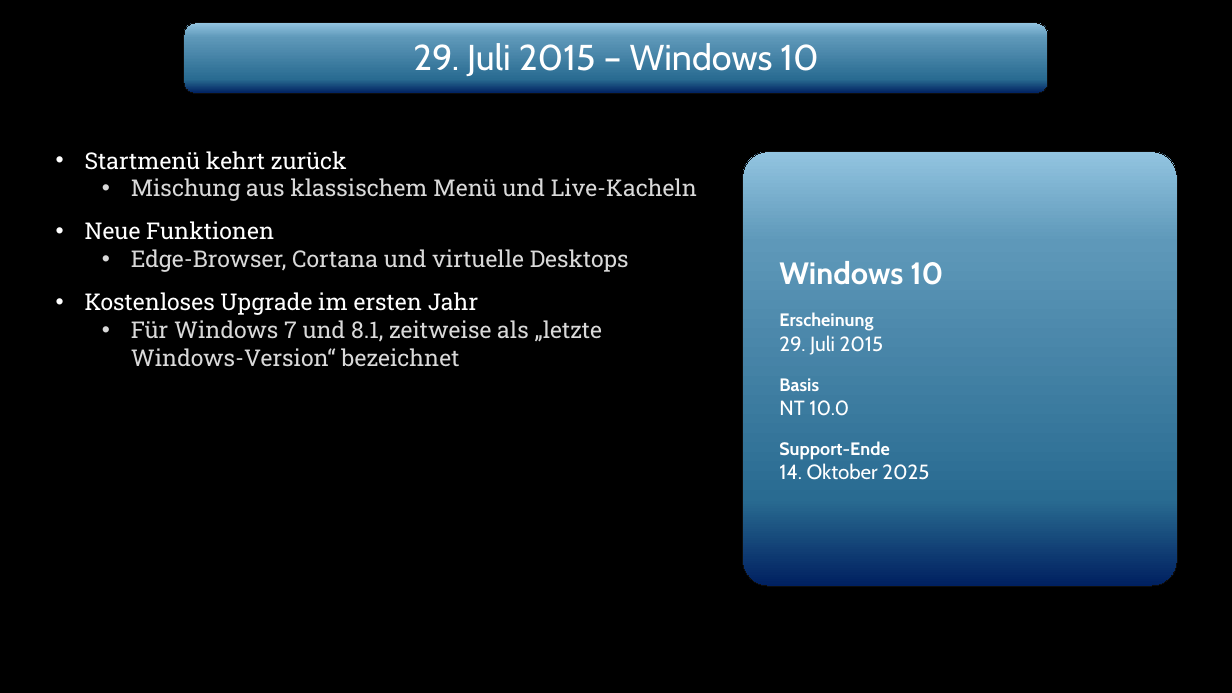
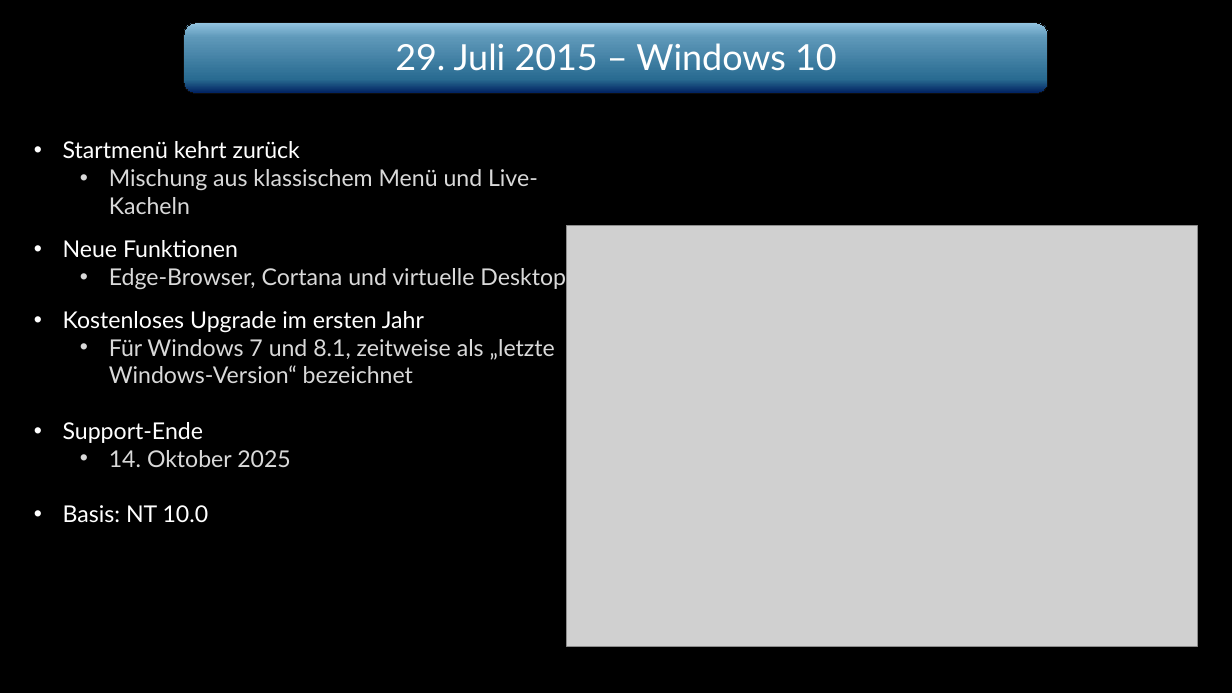
Before and after one commit to Wummy01/Wummy101010, a slide deck: slide 13 of Windows_Praesentation_Donnerstag.pptx. Drawn at 1232x693 pixels with LibreOffice and Linux fonts; fonts in the diff are those of the drawing; grey boxes stand for pictures; background and template pictures are left out. Boxes give left, top, right and bottom in pixels: in the first picture for what was removed or moved away, otherwise in the second. Text is boxed around its words. In the diff, an @@ line names an element or a change of style, - is before the commit and + after.

```diff
--- a/Windows_Praesentation_Donnerstag.pptx
+++ b/Windows_Praesentation_Donnerstag.pptx
@@ text "29. Juli 2015 – Windows ..." at (x1=395, y1=43, x2=837, y2=70): font Cabin to Lato @@
@@ text "Startmenü kehrt zurück" moved from (x1=85, y1=151, x2=697, y2=367) to (x1=63, y1=141, x2=576, y2=467) @@
@@ text at (x1=63, y1=141, x2=576, y2=383): font Roboto Slab to Lato in "Startmenü kehrt zurück", "Mischung aus klassischem Menü und Live-Kacheln", "Neue Funktionen", "Edge-Browser, Cortana und virtuelle Desktops" and 2 more places @@
@@ rounded rectangle removed at (x1=743, y1=152, x2=1177, y2=586) @@
-Windows 10
-Erscheinung
-29. Juli 2015
-Basis
-NT 10.0
-Support-Ende
-14. Oktober 2025
@@ picture added at (x1=567, y1=226, x2=1198, y2=646) @@
@@ text at (x1=63, y1=422, x2=291, y2=467): paragraphs added @@
+• Support-Ende
+  • 14. Oktober 2025
+• Basis: NT 10.0
```
Also in this commit, not shown: 17 other slides changed.
